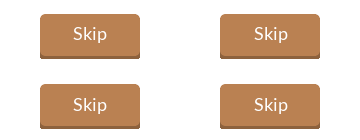
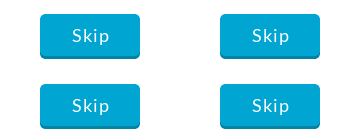
The second 360px x 140px image is a revision of the first. Changes to its layers:
removed layer "Skip" over [73, 27, 288, 114]
added layer "Skip copy" above "Layer #1" over [72, 29, 289, 115]
painted on "Layer #1" over [40, 14, 320, 126]
removed layer "Layer copy" over [40, 17, 320, 129]
added layer "Layer #2" over [40, 17, 320, 129]
